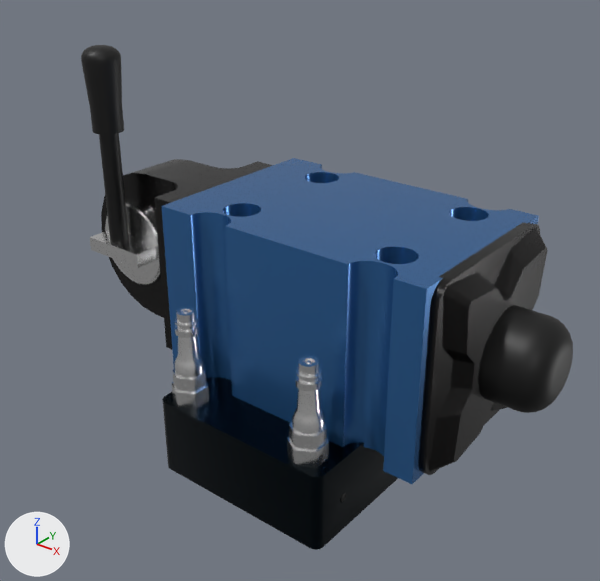
One commit to the glTF model 06/assets/06.glb: the scene before it, then after it.
Before and after are seen from a camera (50 mm lens) standing at (5.49, -6.48, 5.69) and looking at (0.19, 0.15, 1.59). The lights are fixed; the arrows at lower left show +X, +Y and +Z. Where no turn or scale is listed for an object, it has been applied to the vertices. Vertices at the same position are counted once.
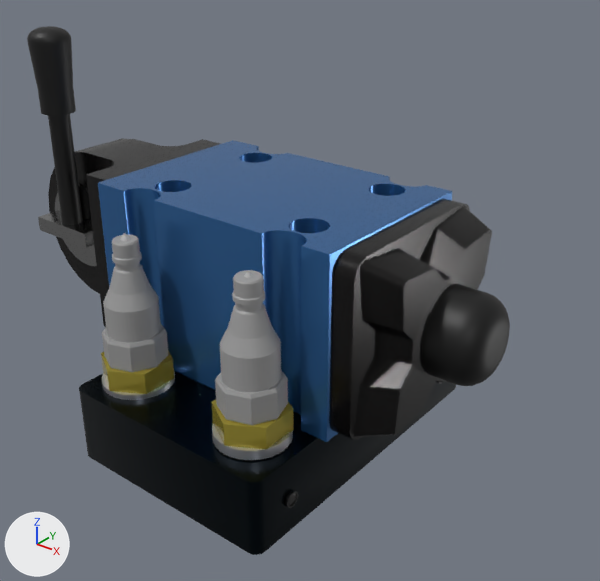
Pixel boxes [x1, y1, x2, y2] of what changed, in the pictures (600 x 581 px):
'Cube.001', moved
    before: [161, 158, 539, 484]
    after: [98, 140, 452, 442]
'Cube.007', moved, rescaled (26% wider)
    before: [418, 222, 547, 475]
    after: [329, 199, 492, 440]
'Cube.008', moved, rescaled
    before: [162, 377, 398, 550]
    after: [79, 371, 456, 555]
'Cylinder.008', moved
    before: [478, 305, 573, 413]
    after: [420, 284, 510, 386]
'Cube.006', moved, rescaled
    before: [101, 159, 273, 350]
    after: [48, 138, 220, 327]
'Cylinder.022', moved, rescaled (16% wider)
    before: [81, 45, 129, 245]
    after: [27, 26, 83, 225]
'Cylinder.010', recoloured
    both: [172, 307, 329, 468]
'Cylinder.017', added
    after: [220, 270, 281, 392]
'Cylinder.007', recoloured, moved, rescaled
    before: [90, 202, 161, 284]
    after: [38, 181, 97, 266]
'Cylinder.013', added
    after: [103, 235, 161, 342]
'Cylinder.015', added
    after: [211, 399, 293, 460]
'Cylinder.016', added
    after: [215, 371, 288, 426]
'Cylinder.011', added (yellow)
    after: [101, 350, 175, 400]
'Cylinder.012', added
    after: [102, 324, 168, 372]
'Cylinder.014', added
    after: [120, 233, 130, 241]
part 1 of me_cylinder_028, rebuilt (not visible afterwards)
    before: [172, 382, 209, 409]
part 2 of me_cylinder_028, deleted
    before: [292, 356, 325, 435]
part 3 of me_cylinder_028, deleted
    before: [174, 307, 204, 378]
part 4 of me_cylinder_028, deleted
    before: [289, 422, 327, 451]
part 5 of me_cylinder_028, deleted
    before: [287, 437, 329, 468]
part 6 of me_cylinder_028, deleted
    before: [172, 368, 207, 393]

Diff of the bpy script that builds the scene:
```diff
--- a/06/assets/06.glb.py
+++ b/06/assets/06.glb.py
@@ mat_material_007 @@
 mat_material_007 = principled_material('Material.007')
-mat_material_007.base_color = (0.8, 0.8, 0.8)  # white #e7e7e7
+mat_material_007.base_color = (0.306, 0.306, 0.306)  # grey #969696
 mat_material_007.metallic = 1.0
@@ me_cylinder_028 @@
 # used by ob_cylinder_010; location = (-0.09, -1.36, 0.97); scale = (0.204, 0.204, 0.204)
-me_cylinder_028.from_pydata(...)  # 1248 vertices, 2472 faces; spans x -0.87..8.6, y -0.97..0.97, z -1.0..4.26
-me_cylinder_028.materials.append(mat_material_007)  # white #e7e7e7
+me_cylinder_028.from_pydata(...)  # 240 vertices, 438 faces; spans x -1.0..1.0, y -1.0..1.0, z -1.0..1.08
+# me_cylinder_028 part 1: the loose piece of 24 vertices spanning x -0.87..0.87, y -0.97..0.97, z -1.0..0.03 is rebuilt with 240 vertices and now spans x -1.0..1.0, y -1.0..1.0, z -1.0..1.08, in mat_material_013 (grey #b7b7b7)
+# me_cylinder_028 part 2: the loose piece of 576 vertices spanning x 6.99..8.48, y -0.71..0.78, z 0.69..4.26 is deleted
+# me_cylinder_028 part 3: the loose piece of 576 vertices spanning x -0.75..0.74, y -0.71..0.78, z 0.69..4.26 is deleted
+# me_cylinder_028 part 4: the loose piece of 24 vertices spanning x 6.94..8.52, y -0.86..0.87, z 0.0..0.83 is deleted
+# me_cylinder_028 part 5: the loose piece of 24 vertices spanning x 6.87..8.6, y -0.97..0.97, z -1.0..0.03 is deleted
+# me_cylinder_028 part 6: the loose piece of 24 vertices spanning x -0.79..0.78, y -0.86..0.87, z 0.0..0.83 is deleted
+me_cylinder_028.materials.append(mat_material_013)  # grey #b7b7b7
@@ ob_cube_001 @@
 ob_cube_001 = bpy.data.objects.new('Cube.001', me_cube_002)
-ob_cube_001.location = (0.96, 0.04, 1.74)
+ob_cube_001.location = (0.0, 0.0, 1.8)
@@ ob_cube_007 @@
 ob_cube_007 = bpy.data.objects.new('Cube.007', me_cube_004)
-ob_cube_007.location = (2.49, 0.04, 1.74)
+ob_cube_007.location = (1.63, 0.0, 1.8)
 ob_cube_007.rotation_euler = (0.0, -3.142, 0.0)  # degrees (0, -180, 0)
+ob_cube_007.scale = (2.09, 1.05, 0.975)
@@ ob_cylinder_008 @@
 ob_cylinder_008 = bpy.data.objects.new('Cylinder.008', me_cylinder_004)
-ob_cylinder_008.location = (3.04, 0.04, 1.74)
+ob_cylinder_008.location = (2.41, 0.0, 1.8)
@@ ob_cube_008 @@
 ob_cube_008 = bpy.data.objects.new('Cube.008', me_cube_005)
-ob_cube_008.location = (0.66, 0.04, -0.21)
+ob_cube_008.location = (0.0, 0.0, -0.21)
+ob_cube_008.scale = (1.22, 1.23, 1.0)
@@ ob_cube_006 @@
 ob_cube_006 = bpy.data.objects.new('Cube.006', me_cube_007)
-ob_cube_006.location = (-1.56, 0.04, 1.69)
-ob_cube_006.scale = (0.926, 0.757, 0.926)
+ob_cube_006.location = (-2.55, 0.0, 1.74)
+ob_cube_006.scale = (0.926, 0.836, 0.969)
@@ ob_cylinder_007 @@
 ob_cylinder_007 = bpy.data.objects.new('Cylinder.007', me_cylinder_034)
-ob_cylinder_007.location = (-2.01, 0.7, 1.75)
+ob_cylinder_007.location = (-2.91, 0.71, 1.8)
 ob_cylinder_007.rotation_euler = (1.571, 0.0, 0.0)  # degrees (90, 0, 0)
-ob_cylinder_007.scale = (0.522, 0.522, 0.486)
+ob_cylinder_007.scale = (0.565, 0.565, 0.51)
@@ ob_cylinder_022 @@
 ob_cylinder_022 = bpy.data.objects.new('Cylinder.022', me_cylinder_035)
-ob_cylinder_022.location = (-2.05, -0.54, 3.33)
-ob_cylinder_022.scale = (0.178, 0.178, 0.134)
+ob_cylinder_022.location = (-2.9, -0.58, 3.43)
+ob_cylinder_022.scale = (0.202, 0.202, 0.138)
@@ ob_cylinder_017 @@
+ob_cylinder_017 = bpy.data.objects.new('Cylinder.017', me_cylinder_017)  # 680 vertices, 1318 faces; spans x -0.286..0.286, y -0.286..0.286, z -0.185..0.877; in mat_material_012 (grey #9b9b9b)
+ob_cylinder_017.location = (0.88, -1.46, 1.67)
@@ ob_cylinder_016 @@
+ob_cylinder_016 = bpy.data.objects.new('Cylinder.016', me_cylinder_016)  # 1218 vertices, 2340 faces; spans x -0.345..0.345, y -0.345..0.345, z -0.181..0.181; in mat_material_011 (grey #989898)
+ob_cylinder_016.location = (0.88, -1.46, 1.32)
@@ ob_cylinder_015 @@
+ob_cylinder_015 = bpy.data.objects.new('Cylinder.015', me_cylinder_015)  # 1612 vertices, 3170 faces; spans x -0.401..0.394, y -0.406..0.406, z -0.266..0.659; in mat_material_006 (picture img_black), mat_material_009 (picture img_steel), mat_material_010 (picture img_brass)
+ob_cylinder_015.location = (0.88, -1.46, 1.07)
@@ ob_cylinder_014 @@
+ob_cylinder_014 = bpy.data.objects.new('Cylinder.014', me_cylinder_014)  # 240 vertices, 438 faces; spans x -0.0484..0.0484, y -0.0484..0.0484, z -0.0702..0.0759; in mat_material_013 (grey #b7b7b7)
+ob_cylinder_014.location = (-0.8, -1.46, 2.46)
@@ ob_cylinder_013 @@
+ob_cylinder_013 = bpy.data.objects.new('Cylinder.013', me_cylinder_017.copy())
+ob_cylinder_013.location = (-0.8, -1.46, 1.6)
@@ ob_cylinder_012 @@
+ob_cylinder_012 = bpy.data.objects.new('Cylinder.012', me_cylinder_016.copy())
+ob_cylinder_012.location = (-0.8, -1.46, 1.25)
@@ ob_cylinder_011 @@
+ob_cylinder_011 = bpy.data.objects.new('Cylinder.011', me_cylinder_015.copy())
+ob_cylinder_011.location = (-0.8, -1.46, 1.01)
```
